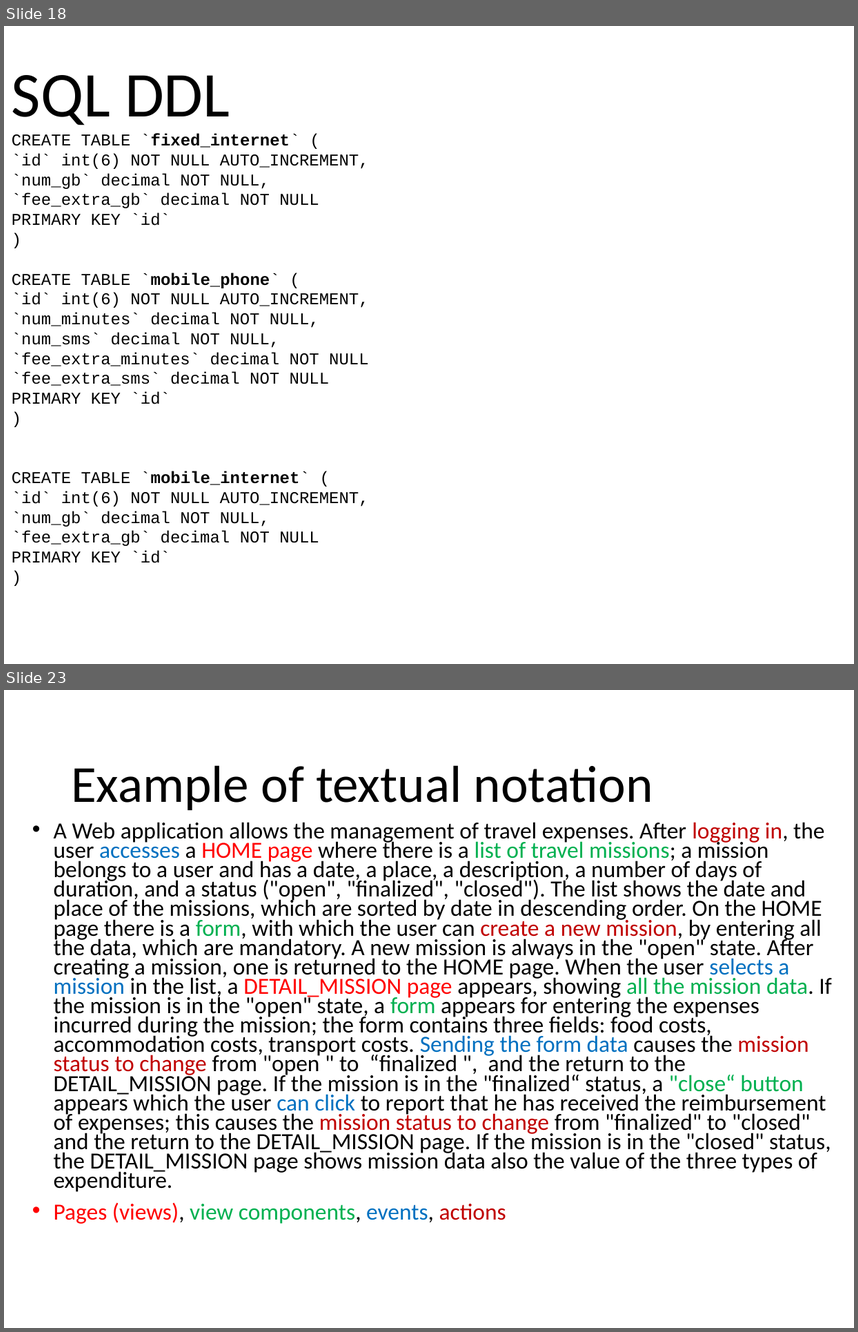
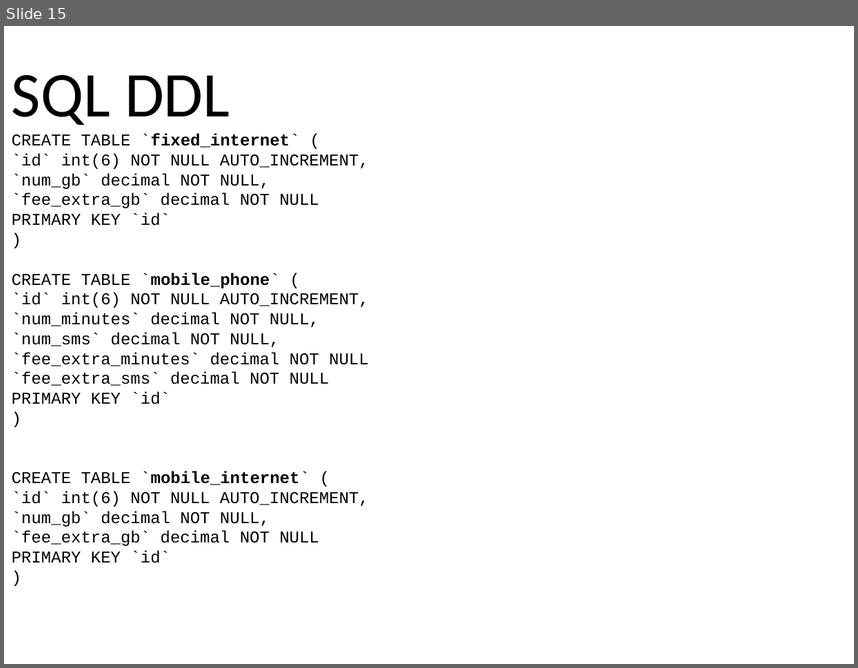
Before and after one commit to marcozetaa/TelcoService, a slide deck: UML/Presentation .pptx. Shown one above the other, each under a label of ours: slides 18 and 23 before the commit, slide 15 after it; the slides between them are not shown. The pictures are 858x1332 and 858x668 pixels, drawn with LibreOffice and Linux fonts; fonts in the diff are those of the drawing. Boxes give left, top, right and bottom in pixels: in the first picture for what was removed or moved away, otherwise in the second. Text is boxed around its words. In the diff, an @@ line names an element or a change of style, - is before the commit and + after.

```diff
--- a/UML/Presentation .pptx
+++ b/UML/Presentation .pptx
@@ slide 23 removed at <box>4,690,854,1328</box>, background #FFFFFF @@
@@ title removed at <box>71,765,653,810</box> @@
-Example of textual notation
@@ text removed at <box>54,822,832,1223</box> @@
-• A Web application allows the management of travel expenses. After logging in, the user accesses a HOME page where there is a list of travel missions; a mission belongs to a user and has a date, a place, a description, a number of days of duration, and a status ("open", "finalized", "closed"). The list shows the date and place of the missions, which are sorted by date in descending order. On the HOME page there is a form, with which the user can create a new mission, by entering all the data, which are mandatory. A new mission is always in the "open" state. After creating a mission, one is returned to the HOME page. When the user selects a mission in the list, a DETAIL_MISSION page appears, showing all the mission data. If the mission is in the "open" state, a form appears for entering the expenses incurred during the mission; the form contains three fields: food costs, accommodation costs, transport costs. Sending the form data causes the mission status to change from "open " to “finalized ", and the return to the DETAIL_MISSION page. If the mission is in the "finalized“ status, a "close“ button appears which the user can click to report that he has received the reimbursement of expenses; this causes the mission status to change from "finalized" to "closed" and the return to the DETAIL_MISSION page. If the mission is in the "closed" status, the DETAIL_MISSION page shows mission data also the value of the three types of expenditure.
-• Pages (views), view components, events, actions
@@ what was slide 18 is now slide 15 @@
```
Also in this commit, not shown: 5 slides changed, 10 slides added, 10 other slides removed, 6 other files.
